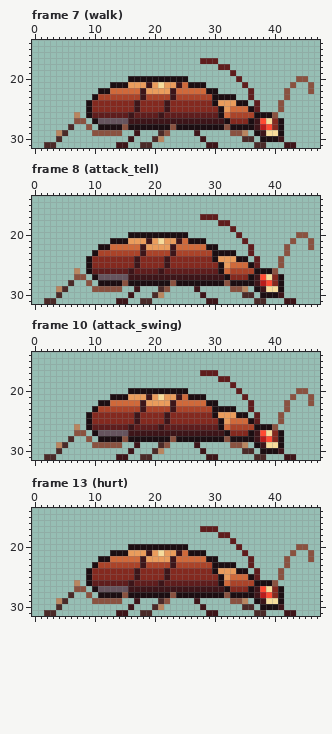
Two versions of one pixel-art file, assets/source/characters/scatterer/scat-01.ase. Above: the version before the commit.
48x32 pixels, 16 frames. Shown: frame 7 (walk): x 0..47, y 14..31; frame 8 (attack_tell): x 0..47, y 14..31; frame 10 (attack_swing): x 0..47, y 14..31; frame 13 (hurt): x 0..47, y 14..31. The commit also changed other frames, which this record leaves out.
Once edited:
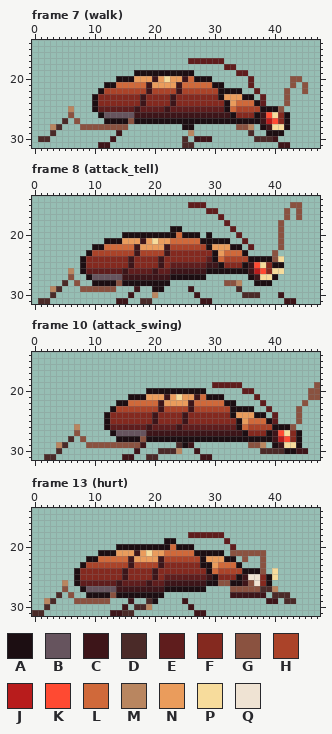
Palette (. is transparent): A #1c0e12  B #66545e  C #3d1519  D #4a2a28  E #5f1d1d  F #84291f  G #8a5240  H #ab4329  J #b81c1c  K #ff4a32  L #d0693a  M #b98660  N #ea9c5c  P #f7dc9c  Q #efe3d3
Edits made:
Changed rows in their new state; - is an unchanged pixel.
Frame 7 (walk):
first column x 1:
17 -------------------------EE---E---------------
18 ------------------------------.-E-------------
19 ----------------AAAAAAAAAA------.EE-----------
20 -------------AA-NNNCNPNNCLAAA----.-E------G-.-
21 -----------A-LLLLL--N----LLLLAA---.E--------G.
22 -----------HHHHHHHCHHHHCHHHHHHAAAA-.E-------G.
23 ----------FFFFFFF-FFFF-FFFFFFF-NNNAA-E--------
24 --------.A------FC---FC------FFA-LLLAE--.G----
25 -----M--.AEEEEEE-EEEE-EEEEEEEEEA-HHHHAAA------
26 -----G.-..ABBBBBCCCC-CCCCCCCCCCCAFFF-CKPFA----
27 ----D--.-..AAAAGAAAAAAAAAAAAAAA-AAA-ACJKFA----
28 --MD-.-G-GGGGG-.........--.......GGM.ACPPA----
29 --D..----....C--.---..---M.-----...D..AA------
30 DD-.--------C--.---..---D-C-C-----..DDDC.-----
31 -..-------CC-..--..-----DD--..------..--C-.---
Frame 8 (attack_tell):
first column x 1:
15 -------------------------EEE--------------GG--
16 ----------------------------EE-----------G-G--
17 ---------------------------...E----------G-G--
18 ------------------------------.---------G-----
19 ----------------------AA----------------G-----
20 --------------A--------L-AA-A-----------G--..-
21 -----------A--N--CNPN-LL-LL-AAAA--------G-.--.
22 ---------A-L----CN---CHHHHHH-NNNAA------G.---.
23 --------AH------CH---CFFFFFFF-NLLLA.---G-.----
24 -------AF------CF---CF------E-LHHHHAAAAGP-----
25 -------AF------CF---CFEEEEEECC-FFFACKPFAA-----
26 -----M.AE-----CE---CE-CCCCCCAA-AAAACJKFPP-----
27 -----G..AB----C-------AAAAAA.......--P-A.-----
28 ----D.G-.A---GA-------.........-GM..AAA..-----
29 --MD.--GG----.-----AA.---C.-----.D.-.....-----
30 --D.---------------M.-----C.--------D...------
31 D-.------------------------C-.------..--------
Frame 10 (attack_swing):
first column x 8:
17 --------------------...-----------------
18 -----------------------..---------------
19 ----------------------EEE-E------------G
20 --------...-------AAA-----.EE-------..GG
21 -----...AAAN-NC-PNNCLAAA---.-E-----.---G
22 ---...AA--LLLC-NNNC--LLLAA--.-E---.--G.-
23 --...A----H--C-H--C---HHH-AAA--E--.-G---
24 -...A----F--C-F--C----FFFANNNAA-E.--G---
25 -...A----F--C-F--C-----FFFANLLLAE.--G---
26 -...A---E--C-E--C------EEEAL-HHHAAAG----
27 .-...A--BBB-------------CCCAFFFACKPFA---
28 G.-...-A--G----A--------A----AAACJKFA---
29 -G-----GGGC--..-DAC.-----...GGM.ACPPA---
30 --------.C--.DDDM--C.------..-DDDDAACC--
31 ------.-C-.-D-------C-.------..---..----
Frame 13 (hurt):
first column x 0:
17 ----------------------------...----------------
18 --------------------------EEEEE-.--------------
19 ----------------------AA--------E.-------------
20 --------------AA-------L--A------E.---------..-
21 -----------AA-NN-C-P-NLLL-L--AAA-GGGGGG----.--.
22 ---------AALL---CNN--CHHHHHHANNNAA-G.-G---.---.
23 --------AHH-----C-H--CFFFFFFAANLLLA-.-G---.----
24 -------AFF-----C-F--C-F------ALHHHH-AAG-P.-----
25 -------AFF-----C-F--C-EEEEEEECAFFFACQQFAP.-----
26 -----M-AEE----C-E--C-ECCCCCCCAAGGAACGQF-.------
27 -----G-.ABB---CC------AAAAAAA....GGGGGDDM.-----
28 ----D-G--AA--G-A------...........CCCC-C.DDD----
29 --MD..-GGG---..-C.-DA..--C-.-----...-..CC.DD---
30 --D-.----------C.DDM..----C-.------..-....-----
31 DD..---------C-DD-..-------CC..------..---..---
Where, in picture pixels (left, top, right, bottom), the same in both pictures:
changed: (38, 58, 314, 148)
changed: (38, 202, 314, 304)
changed: (80, 370, 320, 460)
changed: (32, 526, 314, 616)
